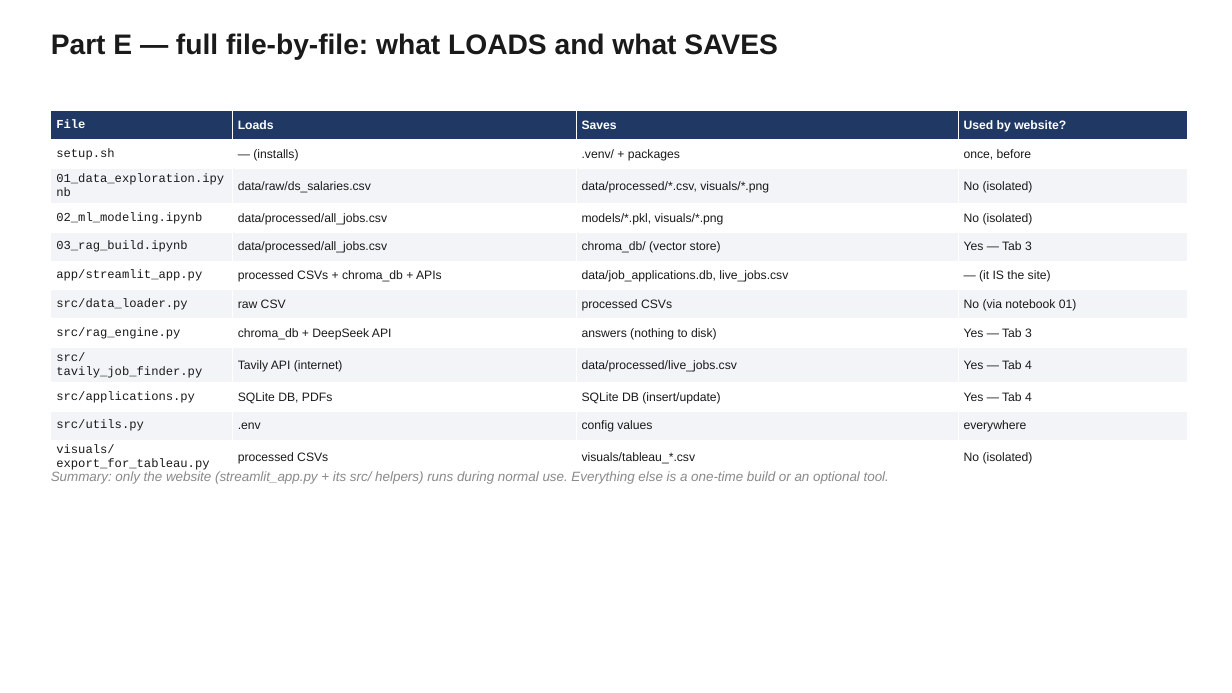
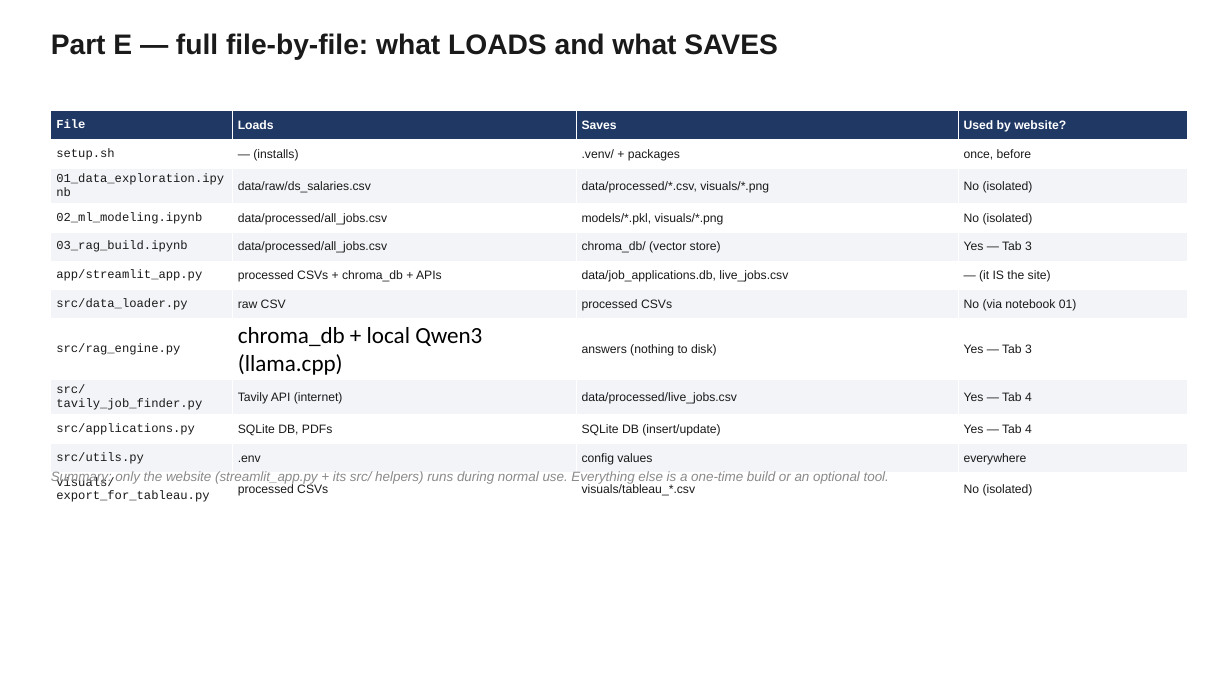
Before and after one commit to windows2t2/project-graduation, a slide deck: slide 28 of presentation.pptx. Drawn at 1232x693 pixels with LibreOffice and Linux fonts; fonts in the diff are those of the drawing. Boxes give left, top, right and bottom in pixels: in the first picture for what was removed or moved away, otherwise in the second. Text is boxed around its words. In the diff, an @@ line names an element or a change of style, - is before the commit and + after.

```diff
--- a/presentation.pptx
+++ b/presentation.pptx
@@ table at (51, 111, 1187, 506) @@
-row 8, column 2: chroma_db + DeepSeek API
+row 8, column 2: chroma_db + local Qwen3 (llama.cpp)
```
Also in this commit, not shown: 4 other slides changed, 2 other files.
